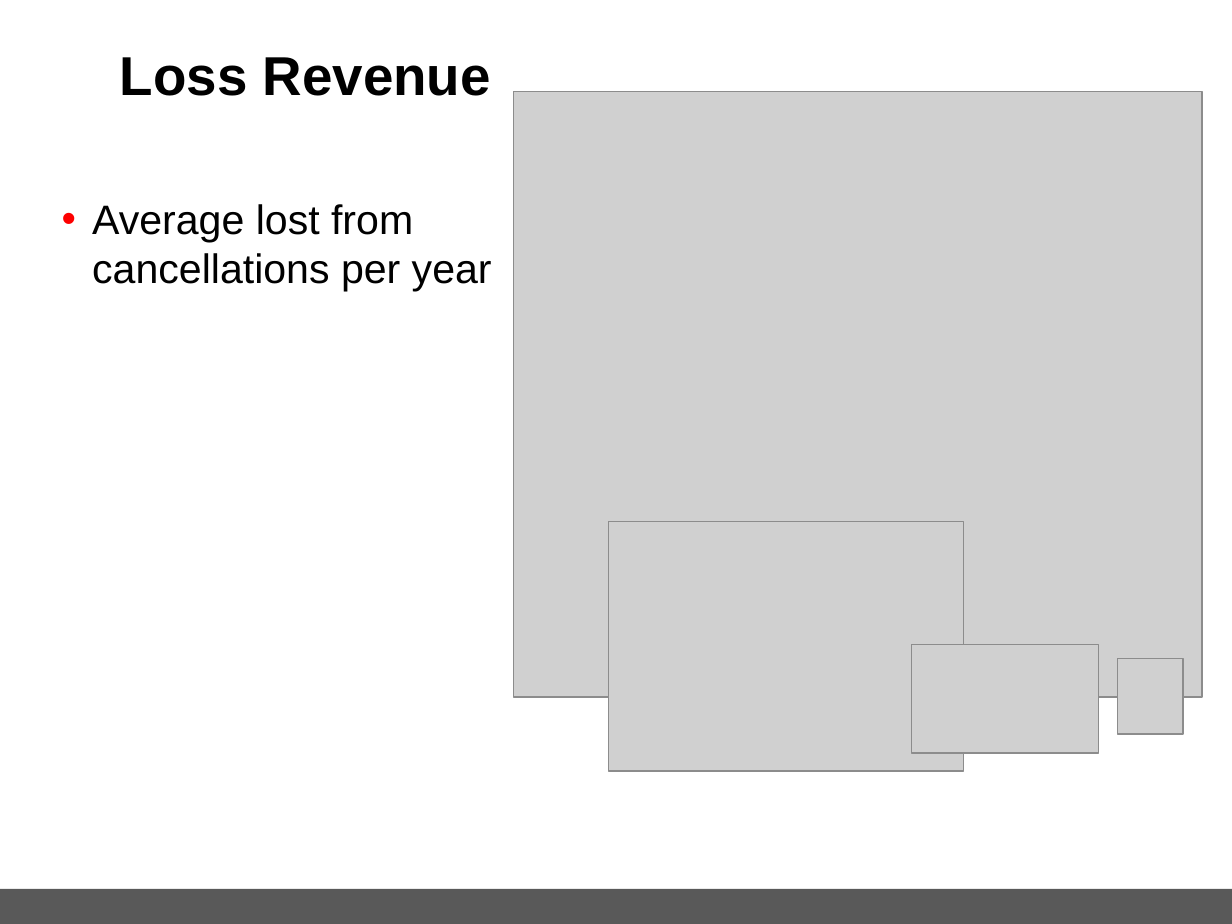
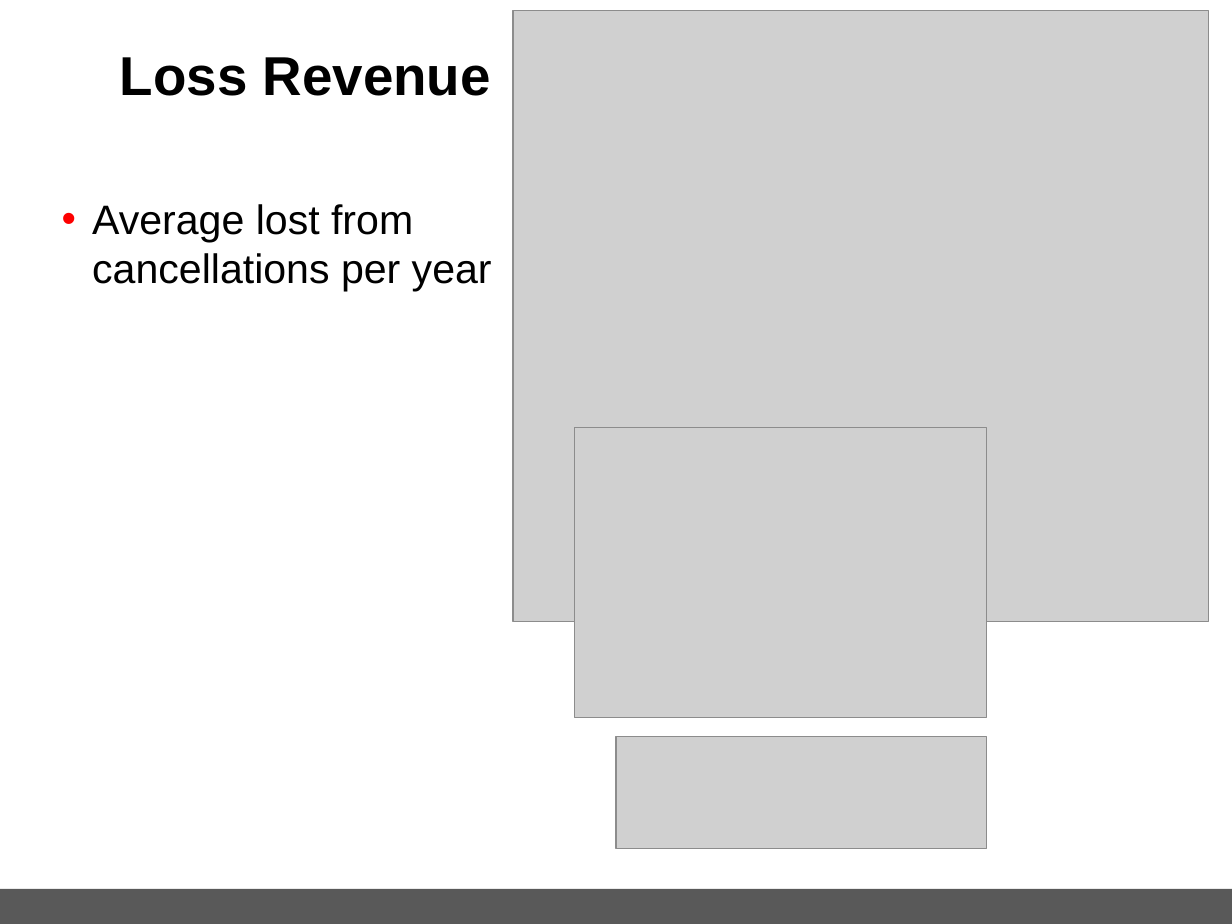
Before and after one commit to spettiett/dsc-capstone-project-v2-online-ds-pt-061019, a slide deck: slide 6 of Capstone_HotelBookingPredition(Final).pptx. Drawn at 1232x924 pixels with LibreOffice and Linux fonts; fonts in the diff are those of the drawing; grey boxes stand for pictures; background and template pictures are left out. Boxes give left, top, right and bottom in pixels: in the first picture for what was removed or moved away, otherwise in the second. Text is boxed around its words. In the diff, an @@ line names an element or a change of style, - is before the commit and + after.

```diff
--- a/Capstone_HotelBookingPredition(Final).pptx
+++ b/Capstone_HotelBookingPredition(Final).pptx
@@ picture: place and size @@
-picture at <box>514,91,1202,696</box>
+picture at <box>513,11,1207,622</box>
@@ picture: place and size @@
-picture at <box>609,521,963,771</box>
+picture at <box>575,428,987,717</box>
@@ picture removed at <box>912,644,1099,753</box> @@
@@ picture removed at <box>1117,659,1183,734</box> @@
@@ picture added at <box>616,737,987,849</box> @@
```
Also in this commit, not shown: 1 other slide changed, 5 other files.
